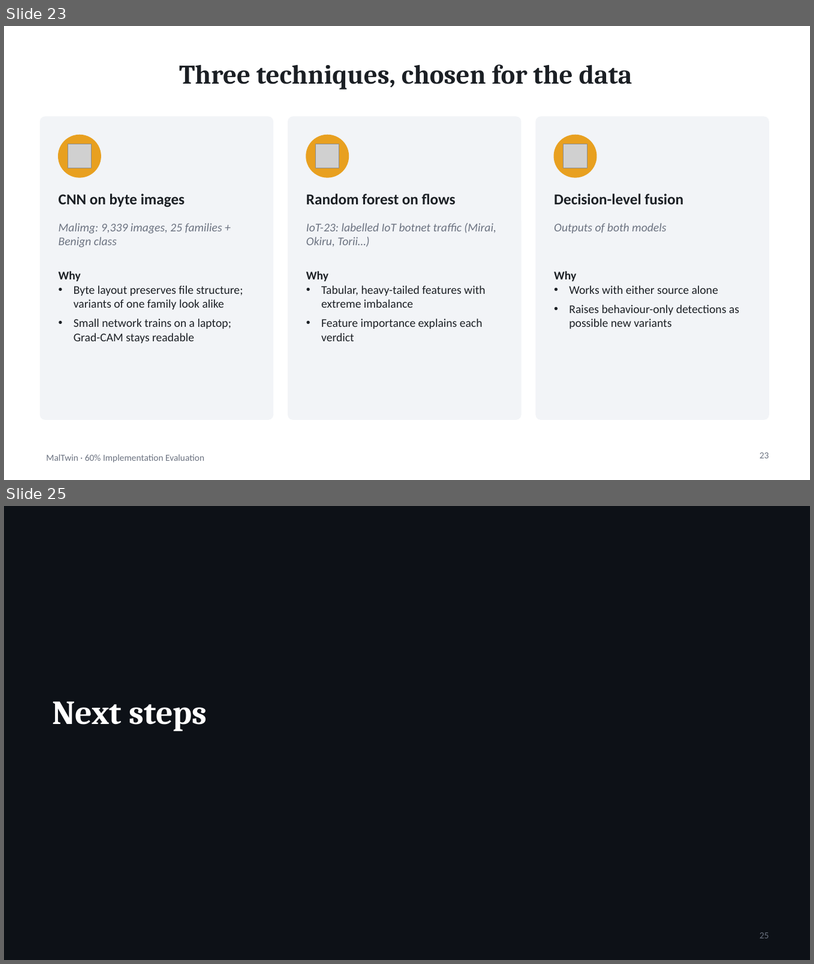
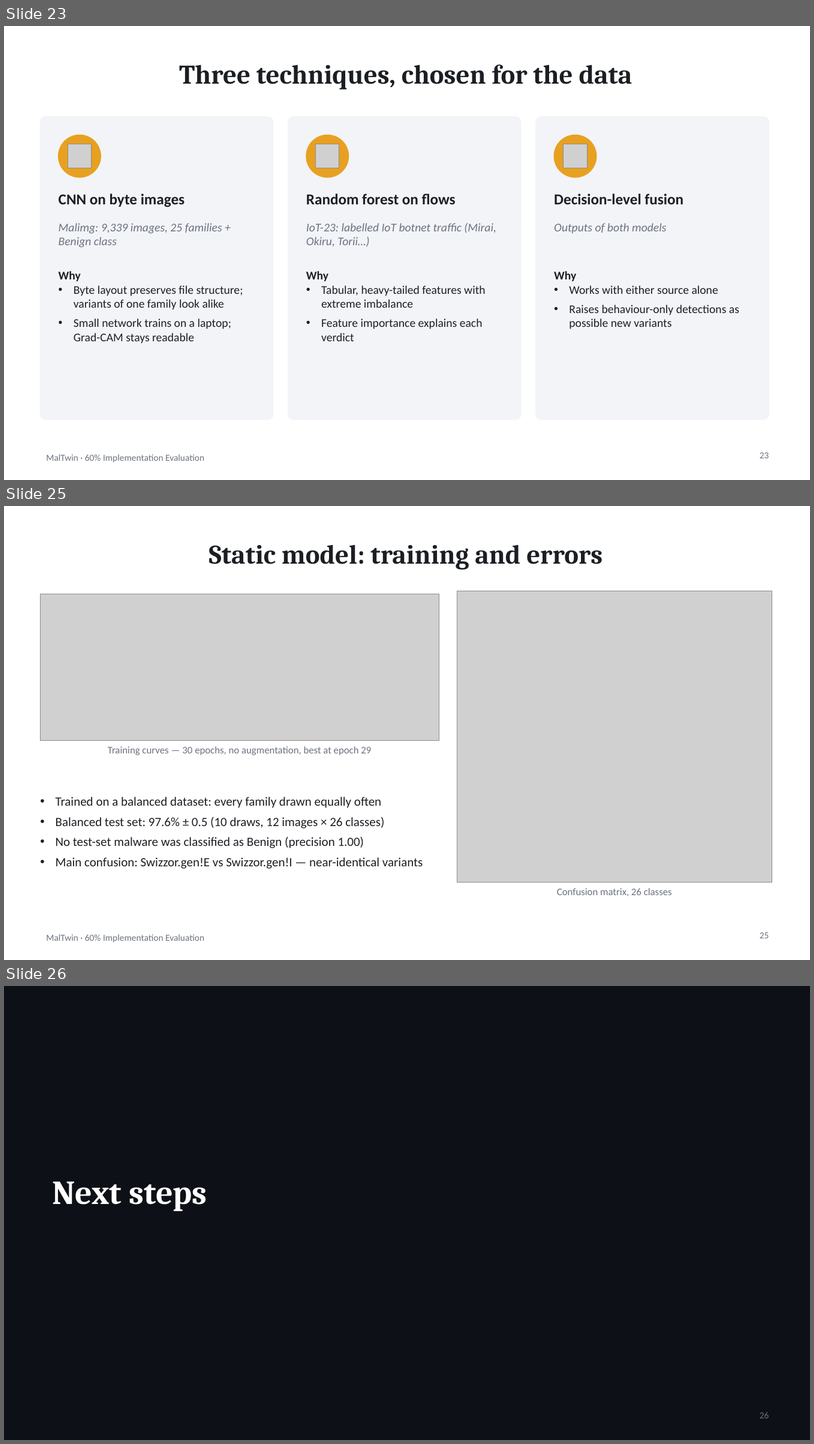
Before and after one commit to imanfatimadocx/MalTwin, a slide deck: docs/MalTwin_60pct_Evaluation.pptx. Shown one above the other, each under a label of ours: slides 23 and 25 before the commit, slides 23, 25 and 26 after it; the slides between them are not shown. The pictures are 814x964 and 814x1444 pixels, drawn with LibreOffice and Linux fonts; fonts in the diff are those of the drawing; grey boxes stand for pictures. Boxes give left, top, right and bottom in pixels: in the first picture for what was removed or moved away, otherwise in the second. Text is boxed around its words. In the diff, an @@ line names an element or a change of style, - is before the commit and + after.

```diff
--- a/docs/MalTwin_60pct_Evaluation.pptx
+++ b/docs/MalTwin_60pct_Evaluation.pptx
@@ slide 25 added at bbox=[4, 506, 810, 960], background #FFFFFF; not listed: 1 template element that a slide beside it also shows @@
@@ title added at bbox=[209, 545, 603, 570], 32 pt, text #1B1F24, bold @@
+Static model: training and errors
@@ picture added at bbox=[40, 594, 440, 741] @@
@@ picture added at bbox=[458, 591, 772, 882] @@
@@ text added at bbox=[108, 746, 371, 755], 12 pt, text #6B7280 @@
+Training curves — 30 epochs, no augmentation, best at epoch 29
@@ text added at bbox=[56, 796, 423, 868], 15 pt, text #1B1F24 @@
+• Trained on a balanced dataset: every family drawn equally often
+• Balanced test set: 97.6% ± 0.5 (10 draws, 12 images × 26 classes)
+• No test-set malware was classified as Benign (precision 1.00)
+• Main confusion: Swizzor.gen!E vs Swizzor.gen!I — near-identical variants
@@ text added at bbox=[557, 888, 672, 896], 12 pt, text #6B7280 @@
+Confusion matrix, 26 classes
@@ page number added at bbox=[760, 932, 770, 938], 11 pt, text #6B7280 @@
+25
@@ what was slide 25 is now slide 26 @@
@@ page number at bbox=[760, 1412, 770, 1418]: text changed @@
-25
+26
```
Also in this commit, not shown: 1 slide changed, 1 other file.
